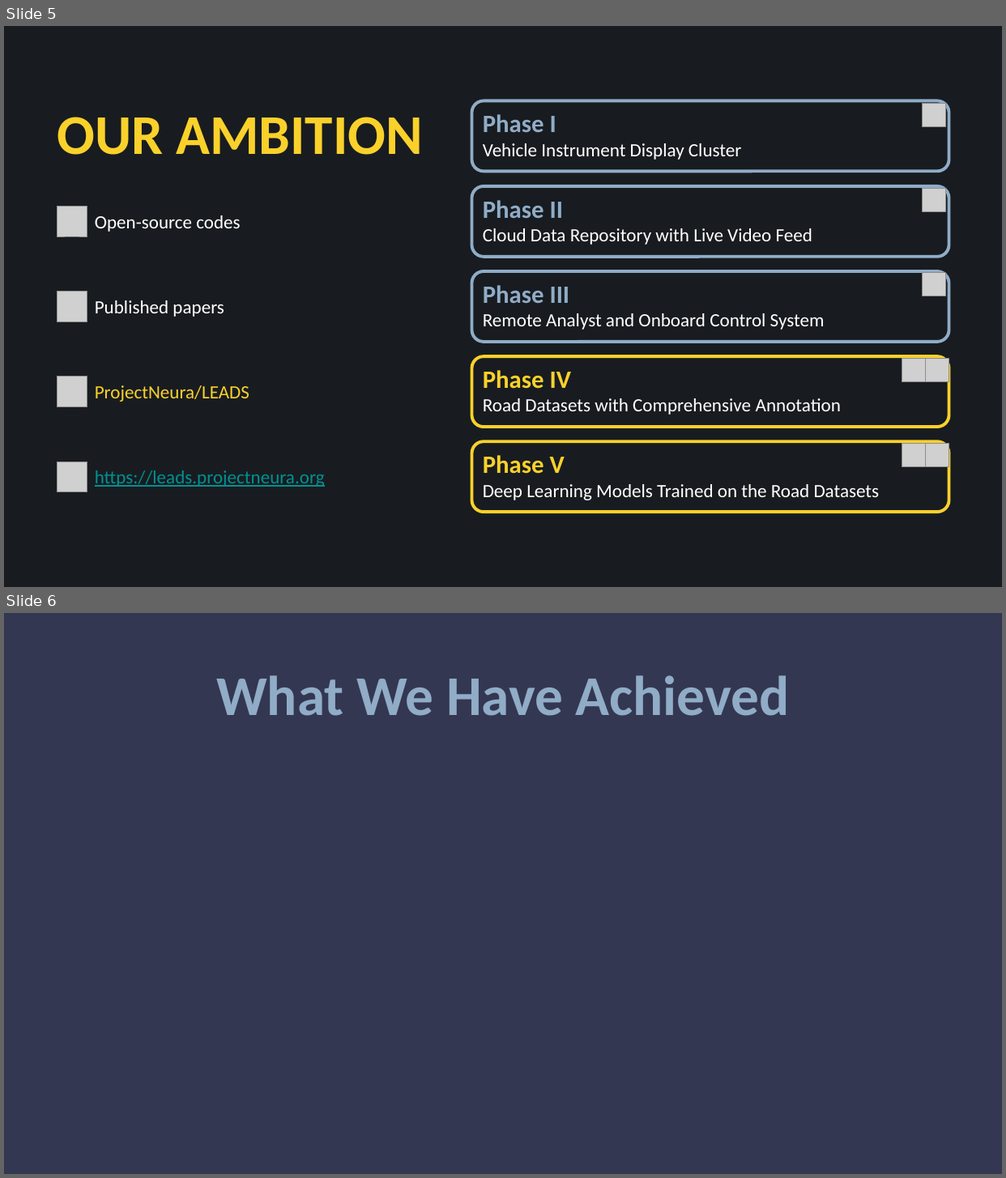
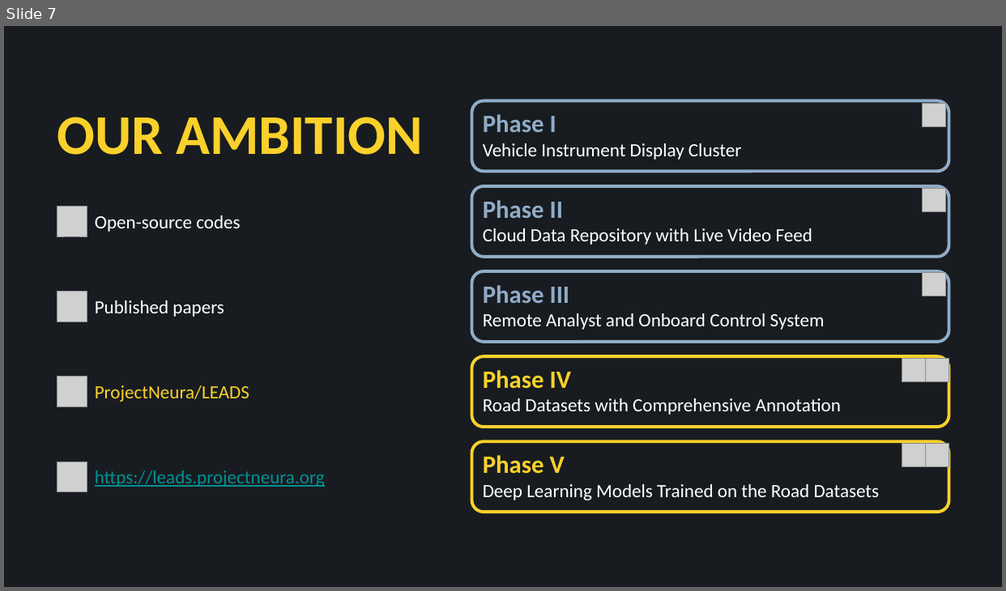
Before and after one commit to ProjectNeura/LEADS, a slide deck: docs/LEADS.pptx. Shown one above the other, each under a label of ours: slides 5 and 6 before the commit, slide 7 after it. The pictures are 1006x1178 and 1006x591 pixels, drawn with LibreOffice and Linux fonts; fonts in the diff are those of the drawing; grey boxes stand for pictures. Boxes give left, top, right and bottom in pixels: in the first picture for what was removed or moved away, otherwise in the second. Text is boxed around its words. In the diff, an @@ line names an element or a change of style, - is before the commit and + after.

```diff
--- a/docs/LEADS.pptx
+++ b/docs/LEADS.pptx
@@ slide 6 removed at (4, 613, 1002, 1174), background #343751 @@
@@ title removed at (216, 675, 790, 716) @@
-What We Have Achieved
@@ what was slide 5 is now slide 7 @@
```
Also in this commit, not shown: 1 slide changed, 2 slides added, 1 other slide removed.
